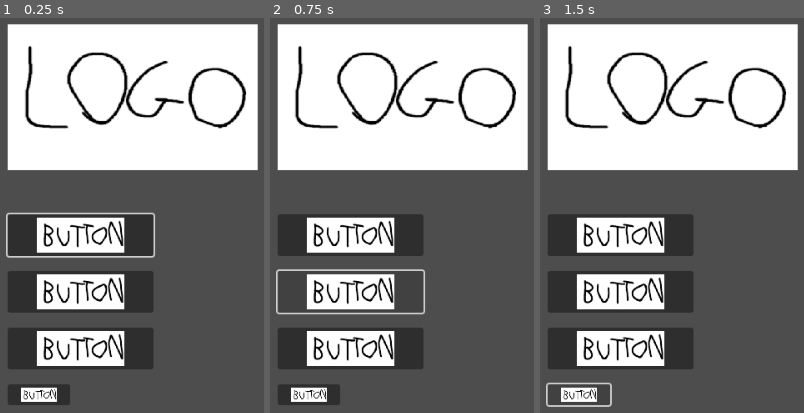
Above: before the commit, frames 1-3 (left to right).
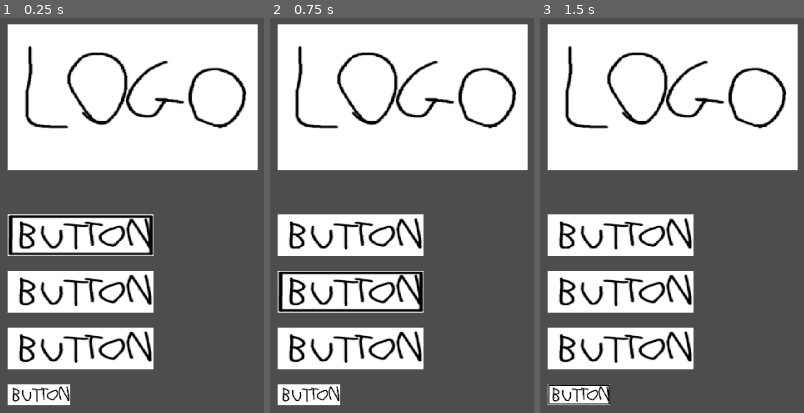
Above: after the commit, the same moments.

Repository: yumio7/KageBushinNoJutsu
Game: Godot game, scene res://Scenes/mainmenu.tscn
Same seed, same stepped clock (60 frames per second), same inputs: the game is played once before the commit and once after it.
Inputs (mouse positions are in pixels of both pictures, inside the frame that each line leads up to):
- Up to frame 1 (0.25 s): no input
- Up to frame 2 (0.75 s): click (351, 290) at 0.5 s
- Up to frame 3 (1.5 s): click (579, 393) at 1.25 s

The runs differ from the first frame. In frame 1, 14% of the frame differs, in the area x 2-59%, y 49-98%; in frame 2, 14%; in frame 3, 14%.

Commit message:
changed htem to texture buttons

Diff:
--- a/Scenes/mainmenu.tscn
+++ b/Scenes/mainmenu.tscn
@@ -1,8 +1,11 @@
-[gd_scene load_steps=4 format=3 uid="uid://8jume0xc3djy"]
+[gd_scene load_steps=7 format=3 uid="uid://8jume0xc3djy"]
 
 [ext_resource type="Texture2D" uid="uid://bdej44ojb18g2" path="res://Graphics/Placeholders/logo.png" id="1_b0pat"]
 [ext_resource type="Script" path="res://Scenes/mainmenu.gd" id="1_esexo"]
 [ext_resource type="Texture2D" uid="uid://clekrcpdjwfdr" path="res://Graphics/Placeholders/button.png" id="2_cna7s"]
+[ext_resource type="Texture2D" uid="uid://bwrom5pwh4jff" path="res://Graphics/Placeholders/pressed.png" id="4_xr7yu"]
+[ext_resource type="Texture2D" uid="uid://6cf2l48dvf4v" path="res://Graphics/Placeholders/disabled.png" id="5_gu4o0"]
+[ext_resource type="Texture2D" uid="uid://op8rjldao14k" path="res://Graphics/Placeholders/selected.png" id="6_u2gbt"]
 
 [node name="Mainmenu" type="MarginContainer"]
 anchors_preset = 15
@@ -36,39 +39,51 @@
 theme_override_constants/separation = 18
 alignment = 1
 
-[node name="play" type="Button" parent="HBoxContainer/VBoxContainer/MenuButtons"]
+[node name="play" type="TextureButton" parent="HBoxContainer/VBoxContainer/MenuButtons"]
 custom_minimum_size = Vector2(175, 50)
 layout_mode = 2
 focus_neighbor_top = NodePath("../credits")
 focus_neighbor_bottom = NodePath("../settings")
-icon = ExtResource("2_cna7s")
-icon_alignment = 1
-expand_icon = true
+texture_normal = ExtResource("2_cna7s")
+texture_pressed = ExtResource("4_xr7yu")
+texture_disabled = ExtResource("5_gu4o0")
+texture_focused = ExtResource("6_u2gbt")
+ignore_texture_size = true
+stretch_mode = 0
 
-[node name="settings" type="Button" parent="HBoxContainer/VBoxContainer/MenuButtons"]
+[node name="settings" type="TextureButton" parent="HBoxContainer/VBoxContainer/MenuButtons"]
 custom_minimum_size = Vector2(175, 50)
 layout_mode = 2
 focus_neighbor_top = NodePath("../play")
 focus_neighbor_bottom = NodePath("../quit")
-icon = ExtResource("2_cna7s")
-icon_alignment = 1
-expand_icon = true
+texture_normal = ExtResource("2_cna7s")
+texture_pressed = ExtResource("4_xr7yu")
+texture_disabled = ExtResource("5_gu4o0")
+texture_focused = ExtResource("6_u2gbt")
+ignore_texture_size = true
+stretch_mode = 0
 
-[node name="quit" type="Button" parent="HBoxContainer/VBoxContainer/MenuButtons"]
+[node name="quit" type="TextureButton" parent="HBoxContainer/VBoxContainer/MenuButtons"]
 custom_minimum_size = Vector2(175, 50)
 layout_mode = 2
 focus_neighbor_top = NodePath("../settings")
 focus_neighbor_bottom = NodePath("../credits")
-icon = ExtResource("2_cna7s")
-icon_alignment = 1
-expand_icon = true
+texture_normal = ExtResource("2_cna7s")
+texture_pressed = ExtResource("4_xr7yu")
+texture_disabled = ExtResource("5_gu4o0")
+texture_focused = ExtResource("6_u2gbt")
+ignore_texture_size = true
+stretch_mode = 0
 
-[node name="credits" type="Button" parent="HBoxContainer/VBoxContainer/MenuButtons"]
+[node name="credits" type="TextureButton" parent="HBoxContainer/VBoxContainer/MenuButtons"]
 custom_minimum_size = Vector2(75, 25)
 layout_mode = 2
 size_flags_horizontal = 0
 focus_neighbor_top = NodePath("../quit")
 focus_neighbor_bottom = NodePath("../play")
-icon = ExtResource("2_cna7s")
-icon_alignment = 1
-expand_icon = true
+texture_normal = ExtResource("2_cna7s")
+texture_pressed = ExtResource("4_xr7yu")
+texture_disabled = ExtResource("5_gu4o0")
+texture_focused = ExtResource("6_u2gbt")
+ignore_texture_size = true
+stretch_mode = 0
Binary file added: Graphics/Placeholders/disabled.png
Not shown, added: Graphics/Placeholders/disabled.png.import
Binary file added: Graphics/Placeholders/pressed.png
Not shown, added: Graphics/Placeholders/pressed.png.import
Binary file added: Graphics/Placeholders/selected.png
Not shown, added: Graphics/Placeholders/selected.png.import
